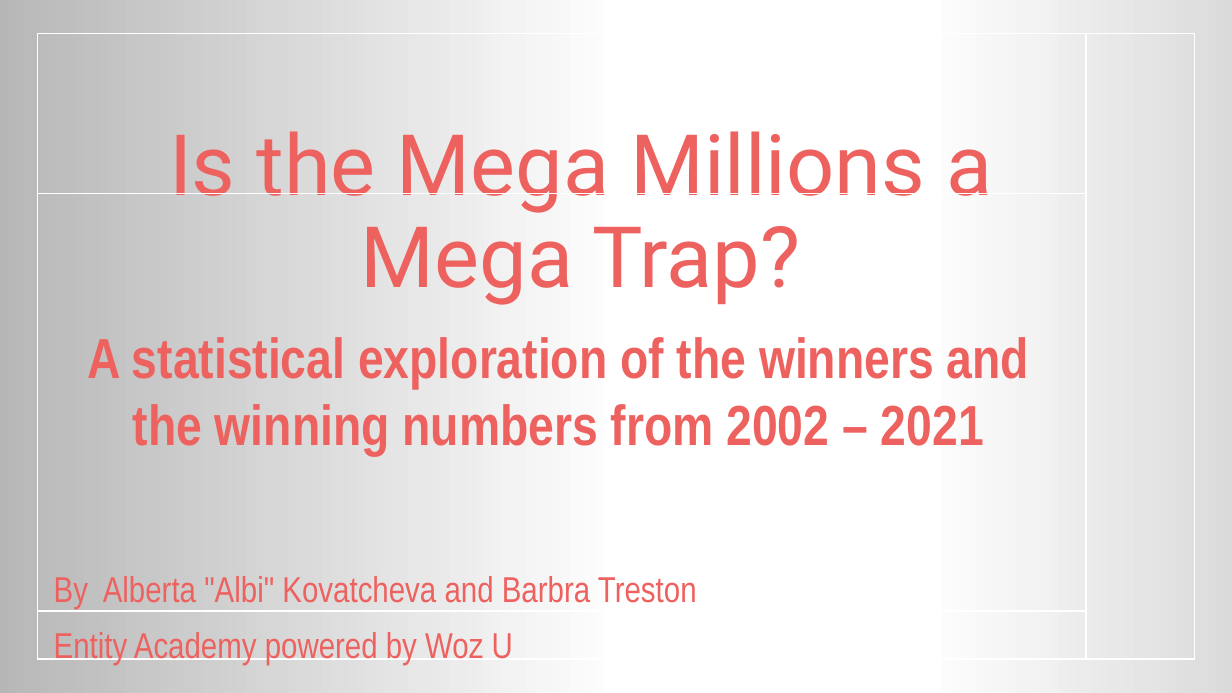
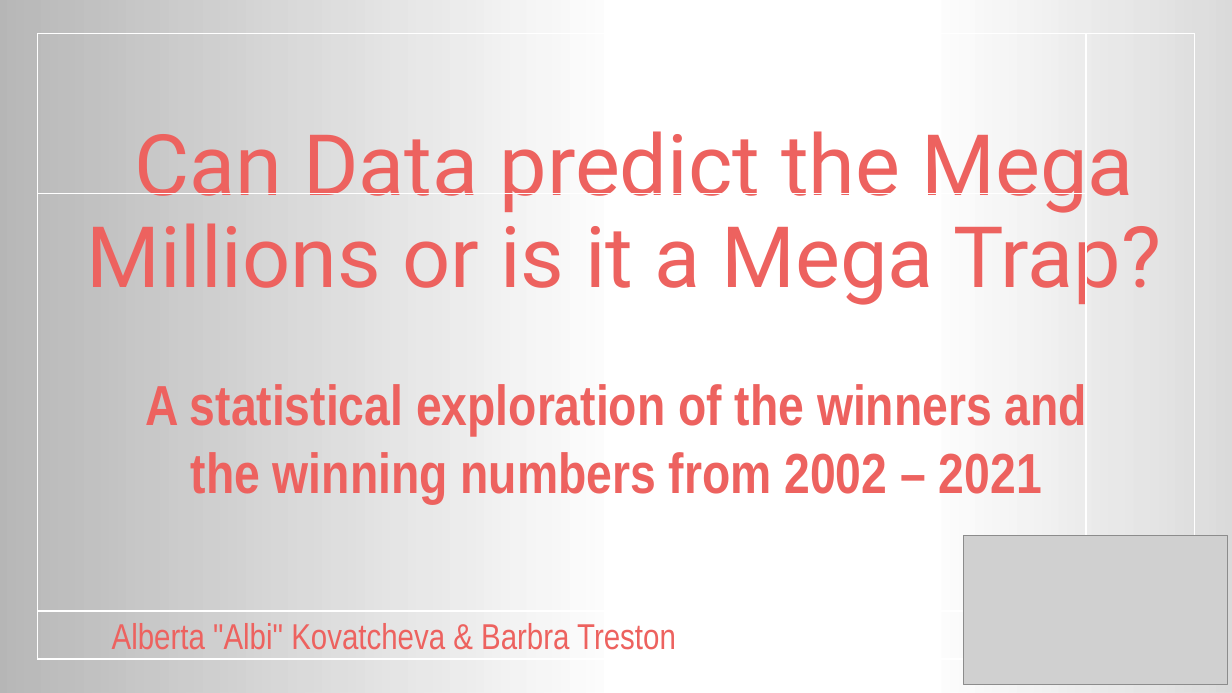
Before and after one commit to AlbiKovi/DSO110---Final-Group-Project, a slide deck: slide 1 of Is the Mega Millions a Mega Trap.pptm. Drawn at 1232x693 pixels with LibreOffice and Linux fonts; fonts in the diff are those of the drawing; grey boxes stand for pictures; background and template pictures are left out. Boxes give left, top, right and bottom in pixels: in the first picture for what was removed or moved away, otherwise in the second. Text is boxed around its words. In the diff, an @@ line names an element or a change of style, - is before the commit and + after.

```diff
--- a/Is the Mega Millions a Mega Trap.pptm
+++ b/Is the Mega Millions a Mega Trap.pptm
@@ title at (x1=86, y1=131, x2=1161, y2=305): text changed @@
-Is the Mega Millions a Mega Trap?
+Can Data predict the Mega Millions or is it a Mega Trap?
@@ subtitle "A statistical exploration of the ..." moved from (x1=54, y1=337, x2=1029, y2=665) to (x1=112, y1=384, x2=1087, y2=650) @@
@@ picture added at (x1=964, y1=536, x2=1228, y2=686) @@
@@ subtitle at (x1=112, y1=623, x2=676, y2=650): text changed @@
-By Alberta "Albi" Kovatcheva and Barbra Treston
-Entity Academy powered by Woz U
+Alberta "Albi" Kovatcheva & Barbra Treston
```
Also in this commit, not shown: 5 other slides changed, 1 slide added, 1 slide removed.
